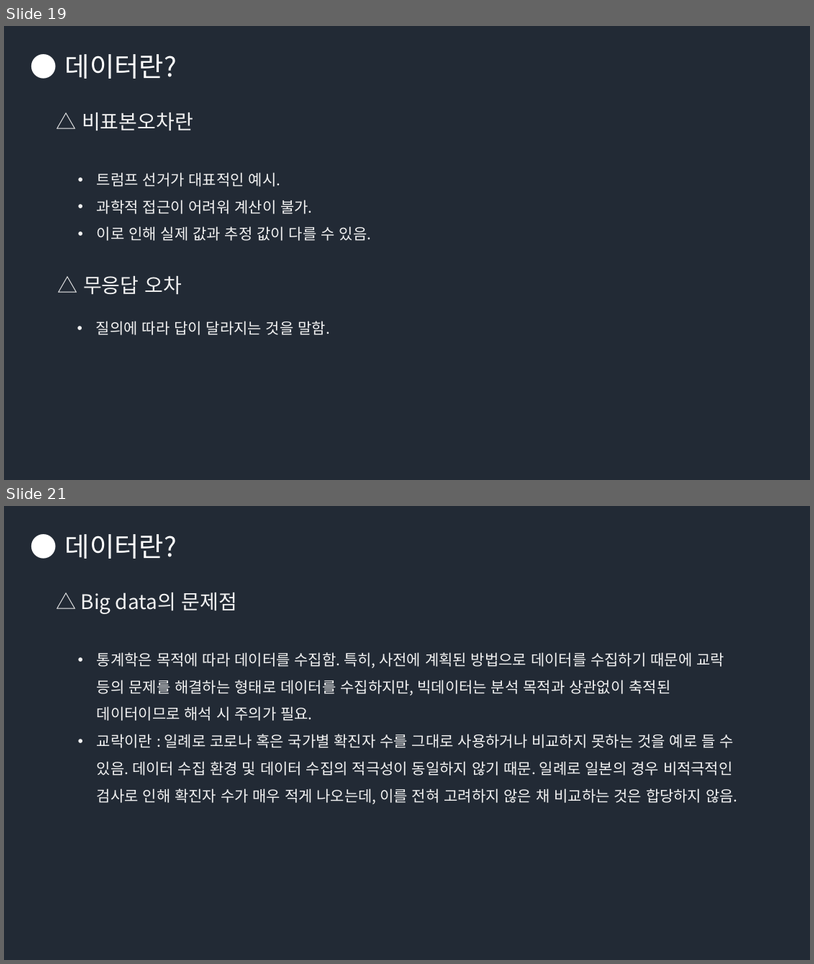
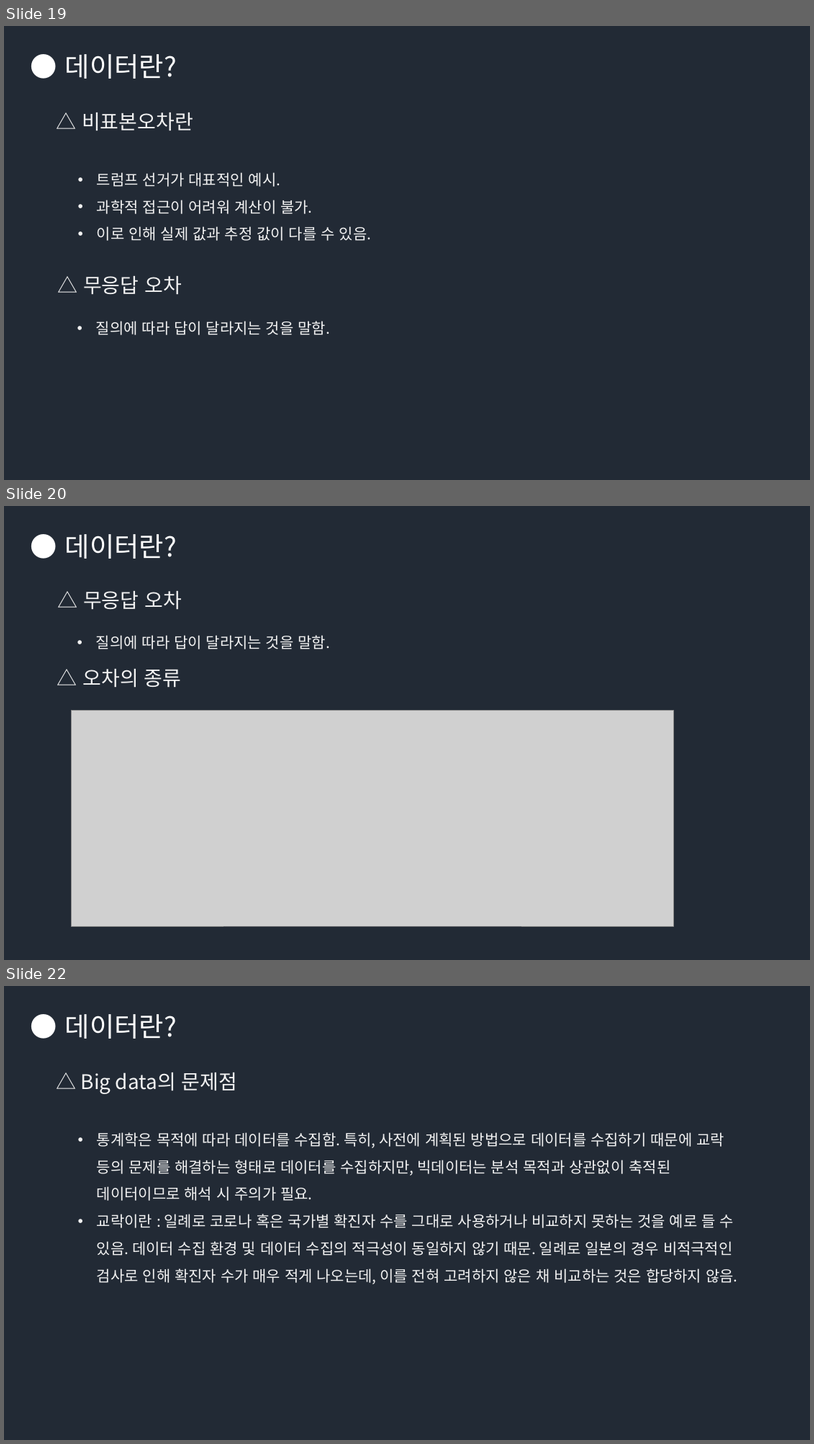
Before and after one commit to Groot-Space/Groot-space.github.io, a slide deck: assets/images/AI/데이터분석, 머신러닝, 딥러닝, AI.pptx. Shown one above the other, each under a label of ours: slides 19 and 21 before the commit, slides 19, 20 and 22 after it; the slides between them are not shown. The pictures are 814x964 and 814x1444 pixels, drawn with LibreOffice and Linux fonts; fonts in the diff are those of the drawing; grey boxes stand for pictures. Boxes give left, top, right and bottom in pixels: in the first picture for what was removed or moved away, otherwise in the second. Text is boxed around its words. In the diff, an @@ line names an element or a change of style, - is before the commit and + after.

```diff
--- a/assets/images/AI/데이터분석, 머신러닝, 딥러닝, AI.pptx
+++ b/assets/images/AI/데이터분석, 머신러닝, 딥러닝, AI.pptx
@@ slide 20 added at bbox=[4, 506, 810, 960], background #222A35 @@
@@ text added at bbox=[65, 534, 177, 559], 32 pt, text #FFFFFF @@
+● 데이터란?
@@ text added at bbox=[83, 591, 182, 609], 24 pt, text #F2F2F2 @@
+△ 무응답 오차
@@ text added at bbox=[96, 635, 329, 649], 18 pt, text #F2F2F2 @@
+• 질의에 따라 답이 달라지는 것을 말함.
@@ text added at bbox=[82, 669, 182, 687], 24 pt, text #F2F2F2 @@
+△ 오차의 종류
@@ picture added at bbox=[71, 710, 674, 926] @@
@@ what was slide 21 is now slide 22 @@
```
Also in this commit, not shown: 3 slides changed, 16 other slides added.
